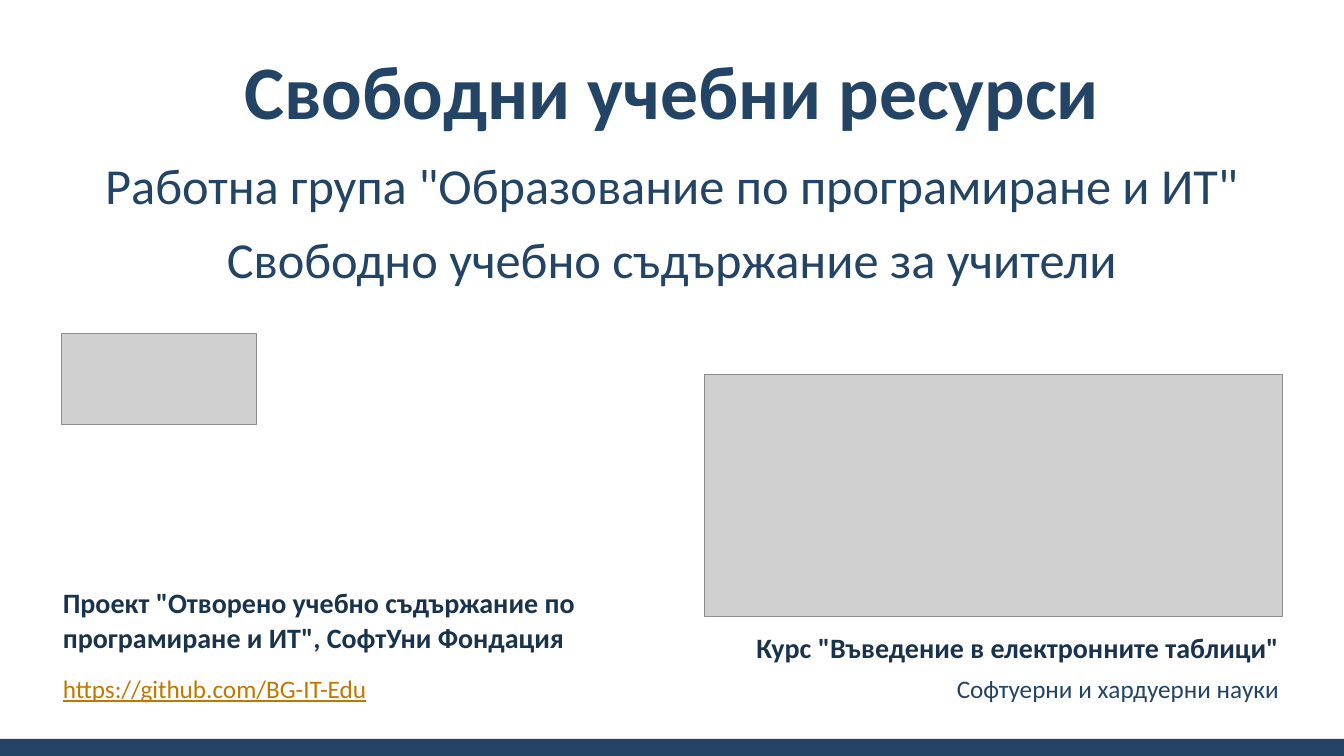
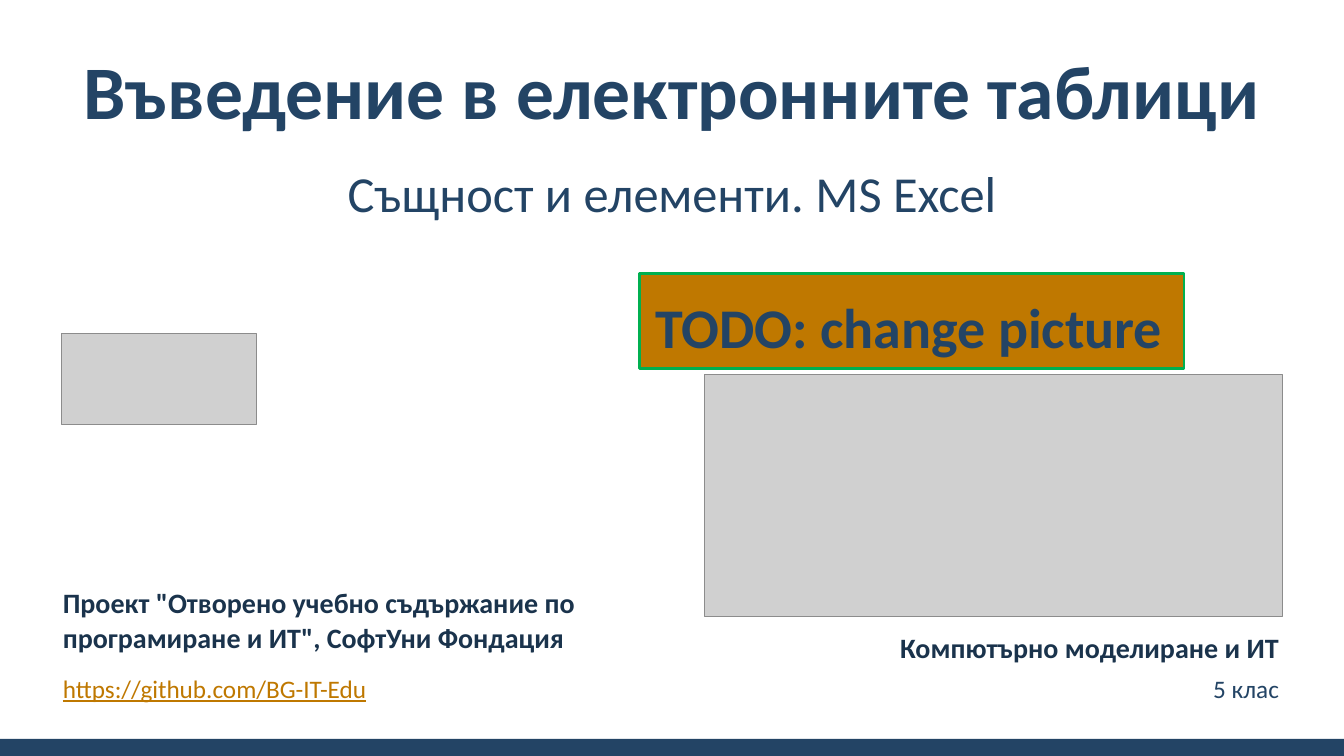
Before and after one commit to BG-IT-Edu/School-Programming, a slide deck: slide 1 of Courses/Computer-Modeling-and-IT/Computer-Modeling-and-IT-5-Class/28-Introduction-to-Spreadsheets/28-Introduction-To-Spreadsheets.pptx. Drawn at 1344x756 pixels with LibreOffice and Linux fonts; fonts in the diff are those of the drawing; grey boxes stand for pictures; background and template pictures are left out. Boxes give left, top, right and bottom in pixels: in the first picture for what was removed or moved away, otherwise in the second. Text is boxed around its words. In the diff, an @@ line names an element or a change of style, - is before the commit and + after.

```diff
--- a/Courses/Computer-Modeling-and-IT/Computer-Modeling-and-IT-5-Class/28-Introduction-to-Spreadsheets/28-Introduction-To-Spreadsheets.pptx
+++ b/Courses/Computer-Modeling-and-IT/Computer-Modeling-and-IT-5-Class/28-Introduction-to-Spreadsheets/28-Introduction-To-Spreadsheets.pptx
@@ title at <box>84,67,1259,132</box>: text changed @@
-Свободни учебни ресурси
+Въведение в електронните таблици
@@ subtitle at <box>348,177,996,221</box>: text changed @@
-Работна група "Образование по програмиране и ИТ"
-Свободно учебно съдържание за учители
+Същност и елементи. MS Excel
@@ rectangle added at <box>640,274,1185,369</box>, fill #BF7800, outline #00B050 2 pt, 40 pt, text #234465, bold @@
+TODO: change picture
@@ text at <box>900,640,1279,663</box>: text changed @@
-Курс "Въведение в електронните таблици"
+Компютърно моделиране и ИТ
@@ text at <box>1213,682,1279,698</box>: text changed @@
-Софтуерни и хардуерни науки
+5 клас
```
Also in this commit, not shown: 9 other slides changed.
